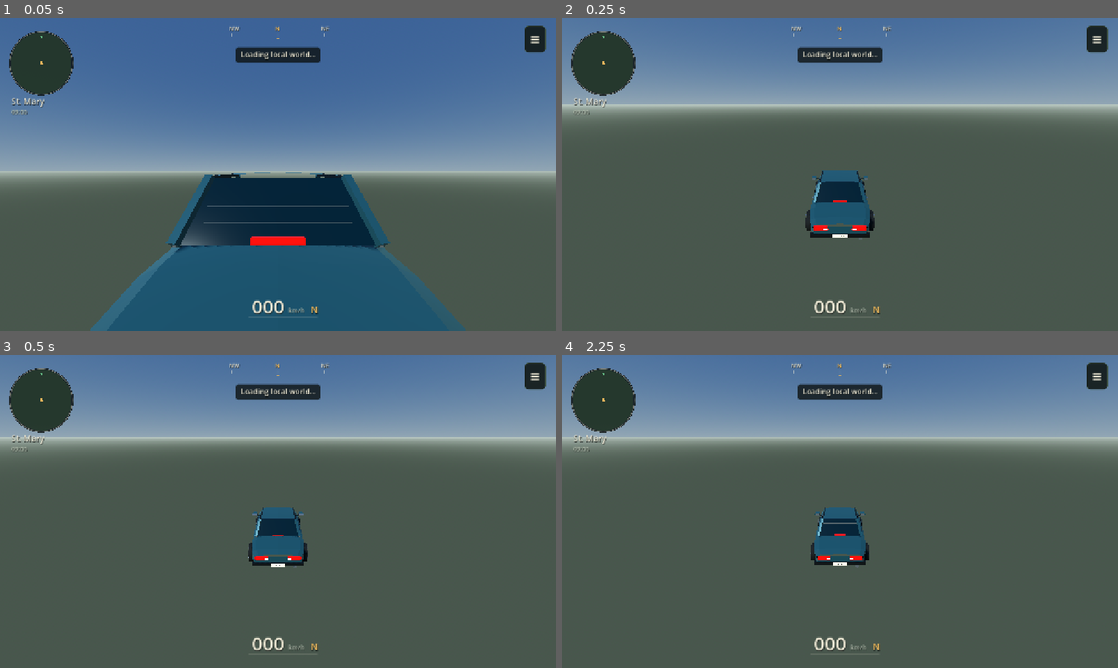
Above: before the commit, frames 1-4 (two rows, left to right).
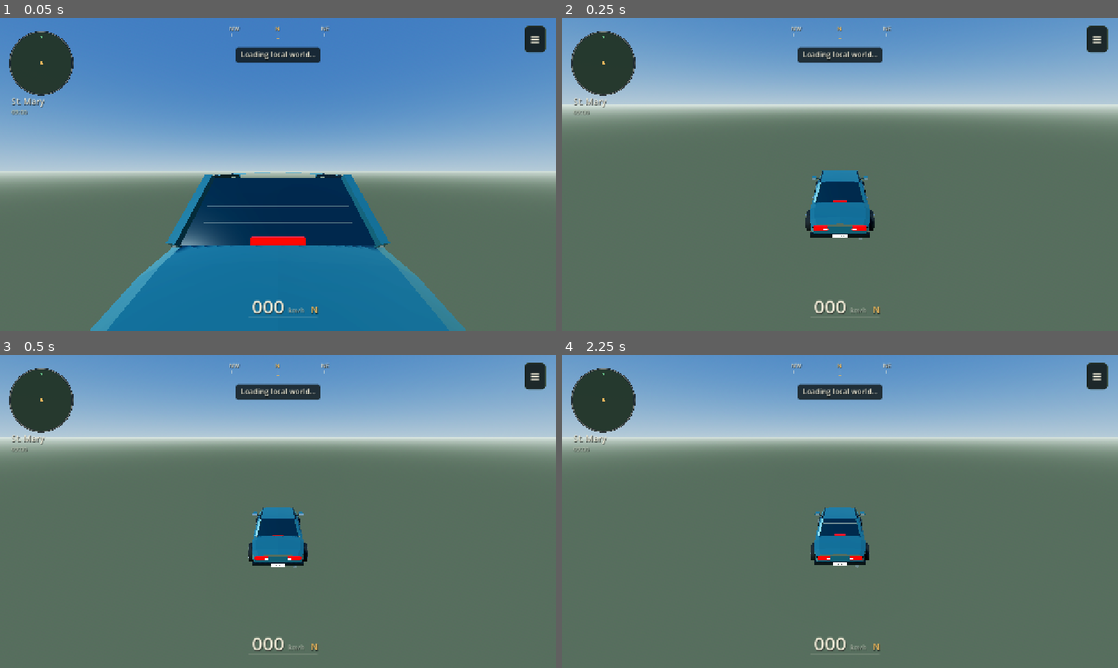
Above: after the commit, the same moments.

Repository: rell28194-rgb/yardman
Game: Godot game, scene res://main.tscn
Two runs of this game, one before a commit and one after it. Both use one fixed random seed, a clock stepped at 60 frames per second and the inputs below.
Inputs (mouse positions are in pixels of both pictures, inside the frame that each line leads up to):
- Up to frame 1 (0.05 s): no input
- Up to frame 2 (0.25 s): no input
- Up to frame 3 (0.5 s): no input
- Up to frame 4 (2.25 s): tap Enter at 0.5 s; move the mouse to (962, 495) at 0.52 s; hold Right (ui_right) 0.53-1.25 s; tap E at 0.6 s; click (962, 495) at 0.67 s; tap Space at 0.77 s; click "≡" at 1.25 s; click "×" at 2 s

The runs differ from the first frame. In frame 1, 69% of the frame differs, in the area x 0-100%, y 0-100%; in frame 2, 35%; in frame 3, 34%; in frame 4, 34%.

Commit message:
graphics: add cinematic color grade and quality-aware glow

Diff:
--- a/godot/scripts/world_visuals.gd
+++ b/godot/scripts/world_visuals.gd
@@ -149,8 +149,18 @@
     environment.ambient_light_color = Color(0.86, 0.89, 0.93)
     environment.ambient_light_energy = 0.72
     environment.ambient_light_sky_contribution = 0.22
-    environment.tonemap_mode = Environment.TONE_MAPPER_LINEAR
-    environment.tonemap_exposure = 1.05
+    # Filmic mapping preserves bright tropical skies while keeping shaded roads
+    # and vegetation legible on phone displays. Glow is gated by quality below.
+    environment.tonemap_mode = Environment.TONE_MAPPER_FILMIC
+    environment.tonemap_exposure = 1.02
+    environment.glow_enabled = true
+    environment.glow_intensity = 0.22
+    environment.glow_strength = 0.72
+    environment.glow_bloom = 0.06
+    environment.adjustment_enabled = true
+    environment.adjustment_brightness = 1.0
+    environment.adjustment_contrast = 1.06
+    environment.adjustment_saturation = 1.08
     environment.fog_enabled = true
     environment.fog_density = 0.000020
     environment.fog_light_color = Color(0.78, 0.85, 0.86)
@@ -162,6 +172,19 @@
     sun.shadow_bias = 0.04
     sun.shadow_normal_bias = 1.2
     update_daylight(10.0, environment)
+
+func apply_environment_quality(environment: Environment, profile: String) -> void:
+    # Prioritize the image on Quality/Ultra without taxing the lowest tier.
+    # Compatibility rendering supports this lightweight glow/grade path.
+    var high_quality := profile == "Quality" or profile == "Ultra" or profile == "Custom"
+    environment.glow_enabled = high_quality
+    environment.glow_intensity = 0.28 if profile == "Ultra" else 0.22
+    environment.glow_strength = 0.72
+    environment.glow_bloom = 0.06
+    environment.adjustment_enabled = true
+    environment.adjustment_brightness = 1.0
+    environment.adjustment_contrast = 1.06
+    environment.adjustment_saturation = 1.08
 
 func update_daylight(hour: float, environment: Environment) -> void:
     var daylight := clampf(sin((hour - 6.0) * PI / 12.0), 0.0, 1.0)
